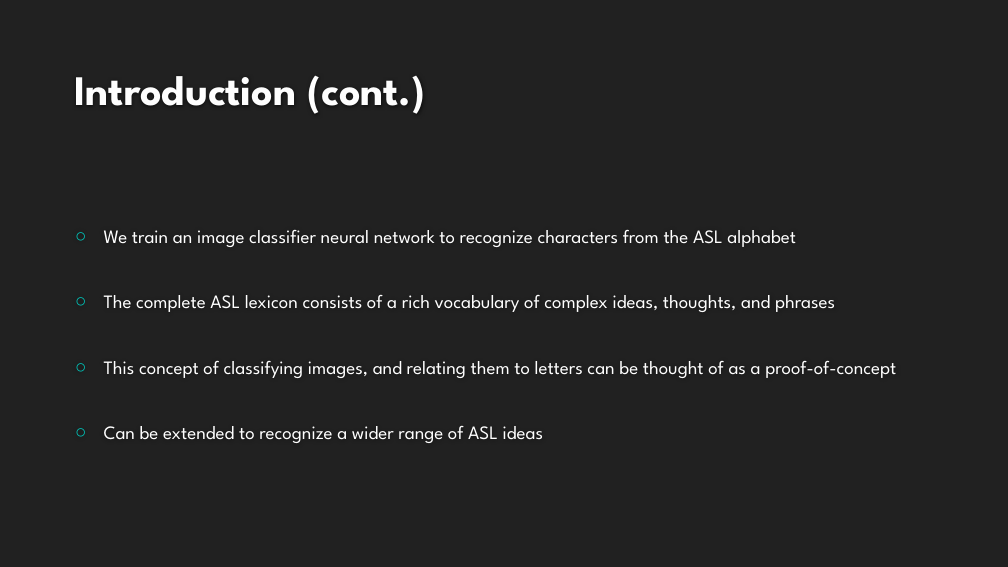
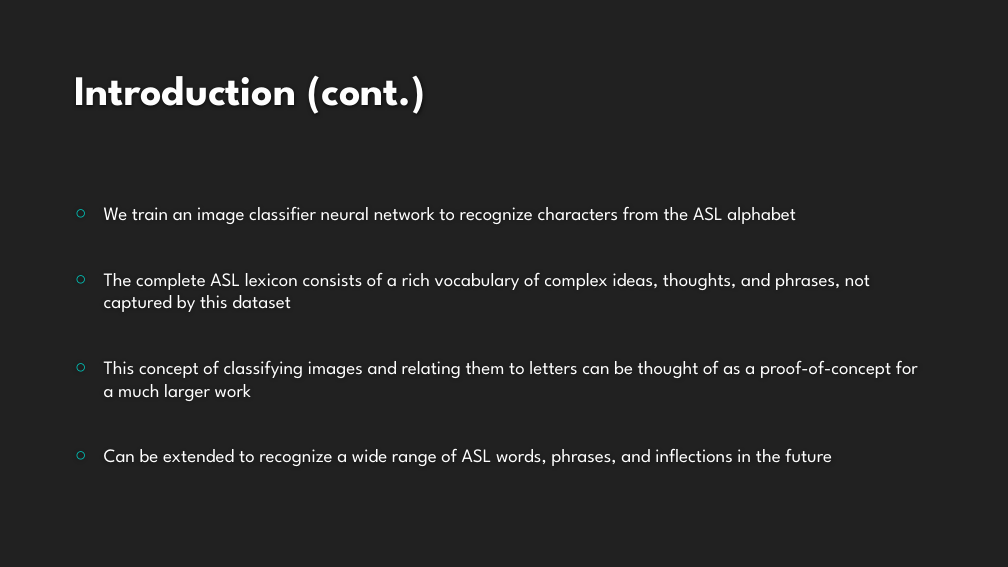
Before and after one commit to landonbuell/Buell-Masters-Project, a slide deck: slide 4 of milestones/BUELL_ENGR6970_Milestone04.pptx. Drawn at 1008x567 pixels with LibreOffice and Linux fonts; fonts in the diff are those of the drawing; background and template pictures are left out. Boxes give left, top, right and bottom in pixels: in the first picture for what was removed or moved away, otherwise in the second. Text is boxed around its words. In the diff, an @@ line names an element or a change of style, - is before the commit and + after.

```diff
--- a/milestones/BUELL_ENGR6970_Milestone04.pptx
+++ b/milestones/BUELL_ENGR6970_Milestone04.pptx
@@ text at (x1=104, y1=273, x2=918, y2=466): text changed @@
-○ The complete ASL lexicon consists of a rich vocabulary of complex ideas, thoughts, and phrases
-○ This concept of classifying images, and relating them to letters can be thought of as a proof-of-concept
-○ Can be extended to recognize a wider range of ASL ideas
+○ The complete ASL lexicon consists of a rich vocabulary of complex ideas, thoughts, and phrases, not captured by this dataset
+○ This concept of classifying images and relating them to letters can be thought of as a proof-of-concept for a much larger work
+○ Can be extended to recognize a wide range of ASL words, phrases, and inflections in the future
```
Also in this commit, not shown: 3 other slides changed, 10 slides added, 1 slide removed.
